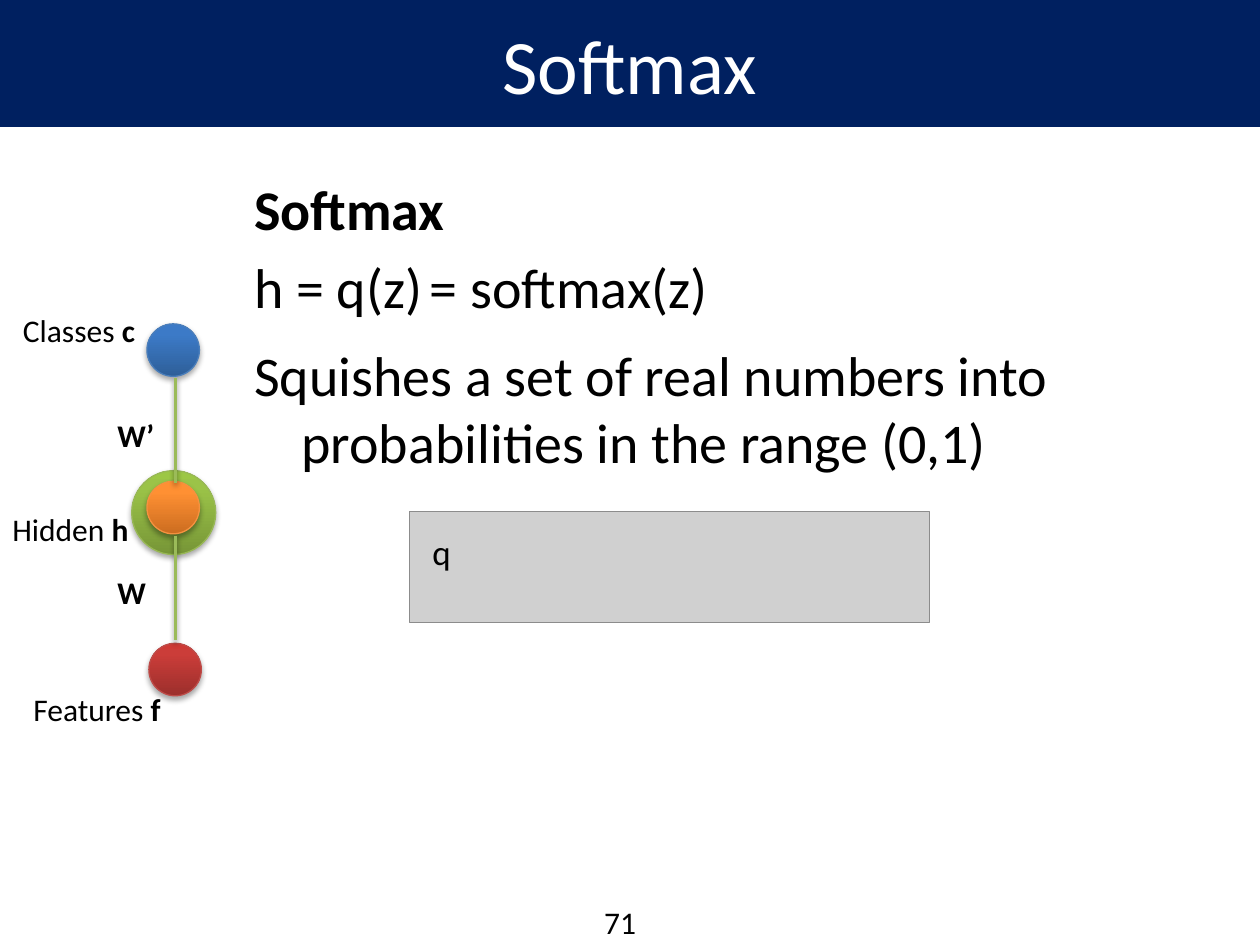
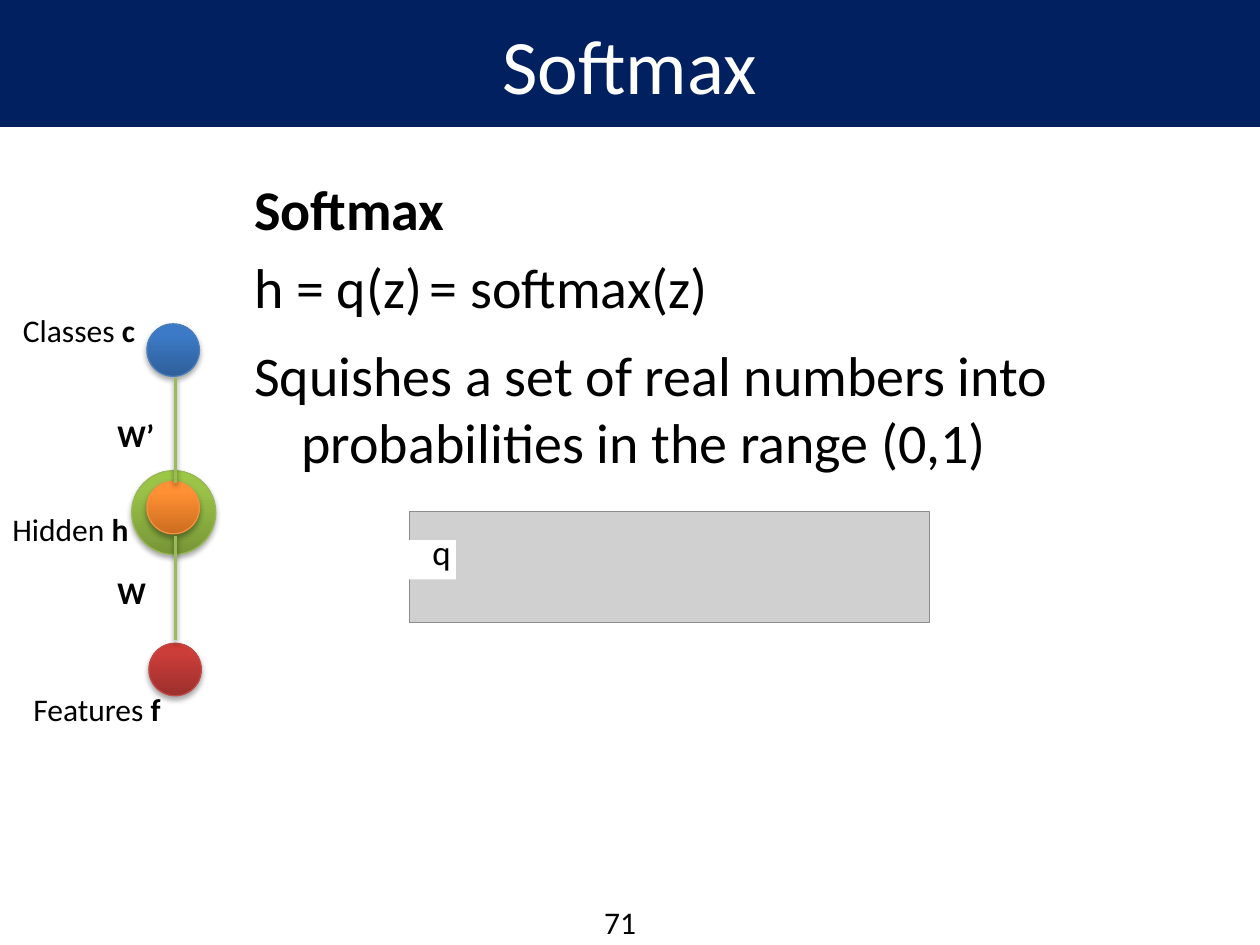
Before and after one commit to aiaioo/DeepLearningBasicsTutorial, a slide deck: slide 71 of DeepLearningBasics.pptx. Drawn at 1260x945 pixels with LibreOffice and Linux fonts; fonts in the diff are those of the drawing; grey boxes stand for pictures; background and template pictures are left out. Boxes give left, top, right and bottom in pixels: in the first picture for what was removed or moved away, otherwise in the second. Text is boxed around its words. In the diff, an @@ line names an element or a change of style, - is before the commit and + after.

Commit message:
Fixed slides 70 and 71 to make sure q is not squishe with sigma

```diff
--- a/DeepLearningBasics.pptx
+++ b/DeepLearningBasics.pptx
@@ rectangle added at bbox=[404, 541, 455, 580], fill #FFFFFF @@
```
Also in this commit, not shown: 1 other slide changed.
